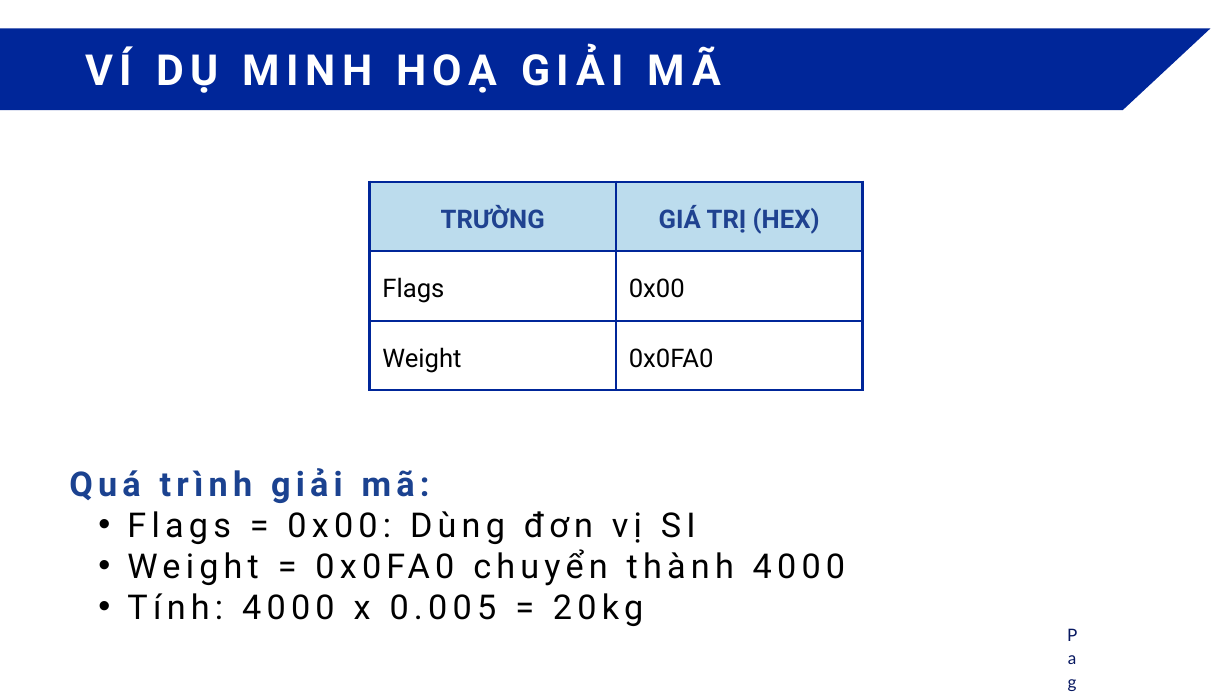
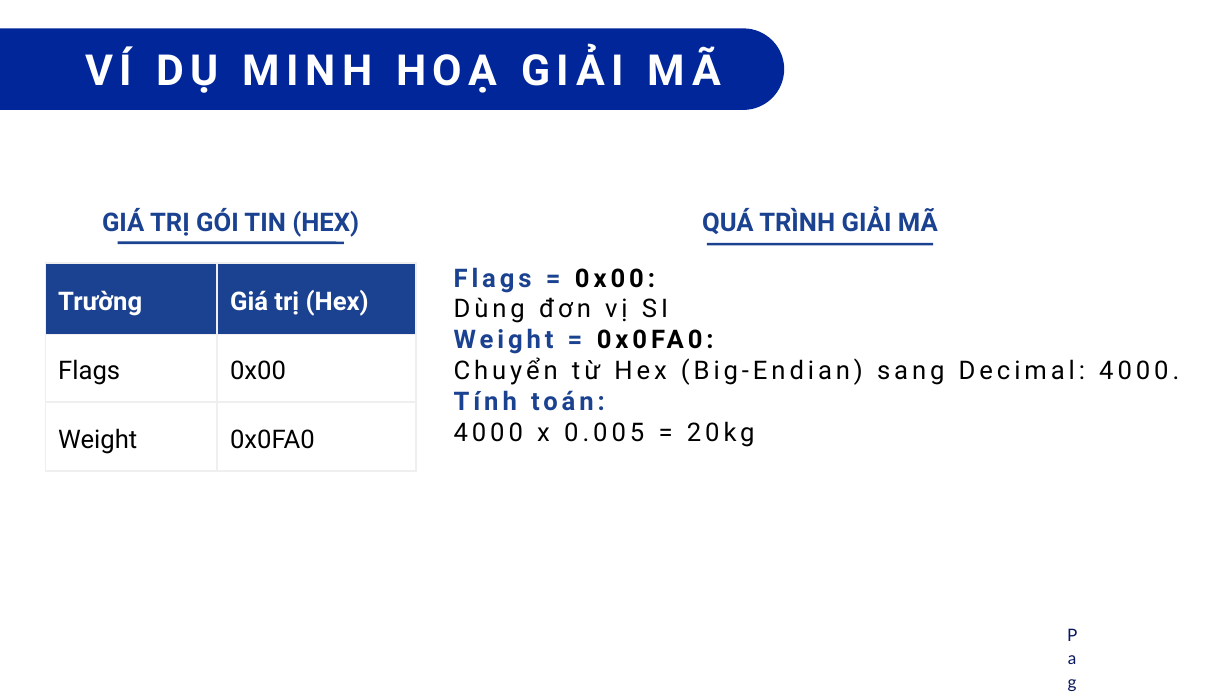
Before and after one commit to DatTwenty3/xiaomi_smart_scale_2, a slide deck: slide 11 of report/Luận văn Thạc sĩ - HK251.pptx. Drawn at 1232x693 pixels with LibreOffice and Linux fonts; fonts in the diff are those of the drawing. Boxes give left, top, right and bottom in pixels: in the first picture for what was removed or moved away, otherwise in the second. Text is boxed around its words. In the diff, an @@ line names an element or a change of style, - is before the commit and + after.

```diff
--- a/report/Luận văn Thạc sĩ - HK251.pptx
+++ b/report/Luận văn Thạc sĩ - HK251.pptx
@@ freeform shape: place and size @@
-freeform shape at bbox=[0, 28, 1210, 110]
+freeform shape at bbox=[0, 28, 784, 110]
@@ text added at bbox=[102, 208, 359, 237], 30 pt, text #1B4290, bold @@
+GIÁ TRỊ GÓI TIN (HEX)
@@ text added at bbox=[702, 208, 938, 234], 30 pt, text #1B4290, bold @@
+QUÁ TRÌNH GIẢI MÃ
@@ table at bbox=[46, 262, 416, 471] @@
-row 1, column 1: TRƯỜNG
+row 1, column 1: Trường
-row 1, column 2: GIÁ TRỊ (HEX)
+row 1, column 2: Giá trị (Hex)
@@ fill #BCDCED to #1B4290 in row 1 @@
@@ alignment left to justified @@
@@ borders changed @@
@@ table: place and size @@
-table at bbox=[370, 182, 862, 391]
+table at bbox=[46, 262, 416, 471]
@@ line added from (118, 243) to (344, 243), #1B4290 3 pt @@
@@ text at bbox=[454, 267, 1179, 447]: text changed; size 40 to 30 pt @@
-Quá trình giải mã:
-  • Flags = 0x00: Dùng đơn vị SI
-  • Weight = 0x0FA0 chuyển thành 4000
-  • Tính: 4000 x 0.005 = 20kg
+Flags = 0x00:
+Dùng đơn vị SI
+Weight = 0x0FA0:
+Chuyển từ Hex (Big-Endian) sang Decimal: 4000.
+Tính toán:
+4000 x 0.005 = 20kg
@@ line added from (707, 244) to (933, 244), #1B4290 3 pt @@
```
Also in this commit, not shown: 30 other slides changed, 3 other files.
